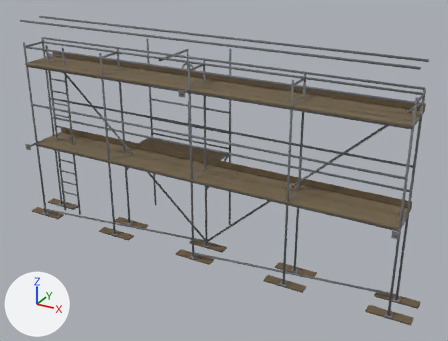
One commit to the glTF model scaffold/scaffold.glb: the scene before it, then after it.
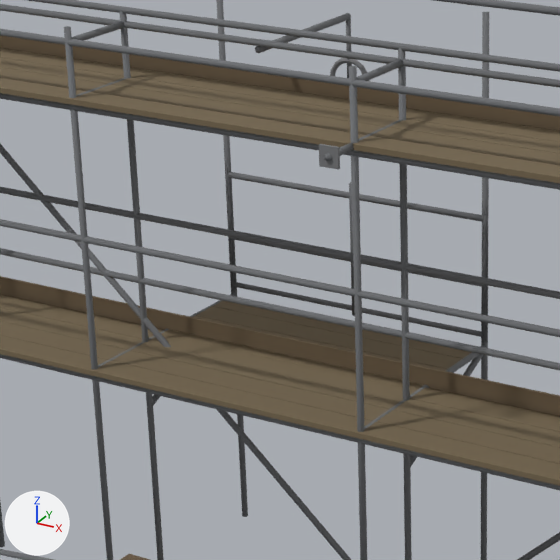
Old and new are each drawn whole from a camera (50 mm lens) standing at (11.02, -10.09, 7.58) and looking at (4.91, 1.01, 2.02) and again close up on the part from 18% to 57% of the width and 13% to 64% of the height. Every picture has the same lights, and +X, +Y and +Z are marked at lower left. The older version's two pictures come first. Where no turn or scale is listed for an object, it has been applied to the vertices. Vertices at exactly the same position are counted once.

Script lines for the objects in view, before the commit:
```python
me_cylinder_037 = bpy.data.meshes.new('Cylinder.037')
me_cylinder_037.from_pydata(...)  # 2207 vertices, 3968 faces; spans x -2.7..7.2, y -0.92..1.17, z -2.2..2.82
me_cylinder_037.materials.append(mat_baked)
ob_brace_0_00 = bpy.data.objects.new('Brace_0.00', me_cylinder_037)
ob_brace_0_00.location = (2.25, 0.9, 2.2)
```
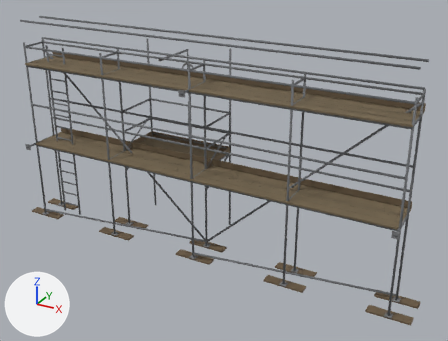
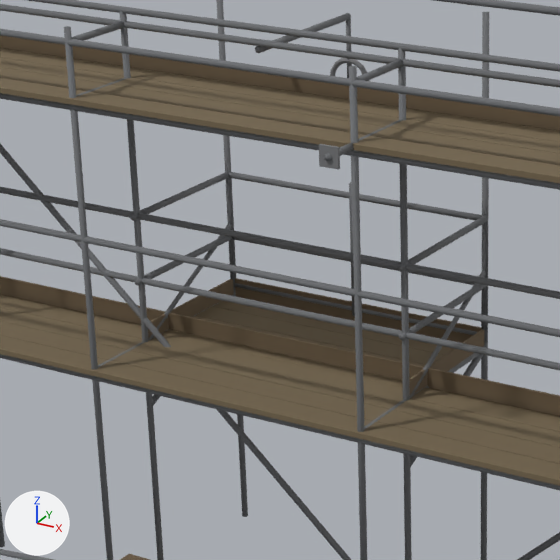
Changed parts and their boxes [x1, y1, x2, y2] in the close-ups (560 x 560 px):
part 1 of me_cylinder_037, added
    after: [135, 236, 232, 286]
part 2 of me_cylinder_037, added
    after: [130, 172, 229, 221]
part 3 of me_cylinder_037, added
    after: [149, 224, 231, 340]
part 4 of me_cylinder_037, added (brown)
    after: [148, 279, 234, 338]
part 5 of me_cylinder_037, added
    after: [399, 284, 487, 340]
part 6 of me_cylinder_037, added
    after: [398, 217, 488, 272]
part 7 of me_cylinder_037, added (brown)
    after: [409, 329, 484, 395]
part 8 of me_cylinder_037, added (brown)
    after: [235, 278, 481, 343]
part 9 of me_cylinder_037, added
    after: [410, 271, 486, 398]

What changed in the scene script:
```text
Change me_cylinder_037:
    used by ob_brace_0_00; location = (2.25, 0.9, 2.2)
    remove me_cylinder_037.from_pydata(...)  # 2207 vertices, 3968 faces; spans x -2.7..7.2, y -0.92..1.17, z -2.2..2.82
    add me_cylinder_037.from_pydata(...)  # 2375 vertices, 4268 faces; spans x -2.7..7.2, y -0.92..1.17, z -2.2..2.82
    me_cylinder_037 part 1: a new loose piece, a 12-sided cylinder along y spanning x -0.024..0.024, y -0.05..1.15, z 0.276..0.324, in mat_baked
    me_cylinder_037 part 2: a new loose piece, a 12-sided cylinder along y spanning x -0.024..0.024, y -0.05..1.15, z 0.776..0.824, in mat_baked
    me_cylinder_037 part 3: the loose piece of 24 vertices spanning x -0.02..0.02, y -0.01..1.16, z -0.72..-0.18 is copied, and the copy is scaled about its middle by (0.745, 1, 1.2), then moved by (0.0, 0.0, 0.55); it spans x -0.02..0.02, y -0.01..1.16, z -0.22..0.42
    me_cylinder_037 part 4: a new loose piece, a box spanning x -0.01..0.01, y 0.0..1.15, z -0.2..-0.05, in mat_baked
    me_cylinder_037 part 5: a new loose piece, a 12-sided cylinder along y spanning x 2.226..2.274, y -0.05..1.15, z 0.276..0.324, in mat_baked
    me_cylinder_037 part 6: a new loose piece, a 12-sided cylinder along y spanning x 2.226..2.274, y -0.05..1.15, z 0.776..0.824, in mat_baked
    me_cylinder_037 part 7: a new loose piece, a box spanning x 2.24..2.26, y 0.0..1.15, z -0.2..-0.05, in mat_baked
    me_cylinder_037 part 8: a new loose piece, a box spanning x 0.0..2.25, y 1.14..1.16, z -0.2..-0.05, in mat_baked
    me_cylinder_037 part 9: a new loose piece of 24 vertices spanning x 2.23..2.27, y -0.01..1.16, z -0.22..0.42, in mat_baked
```
